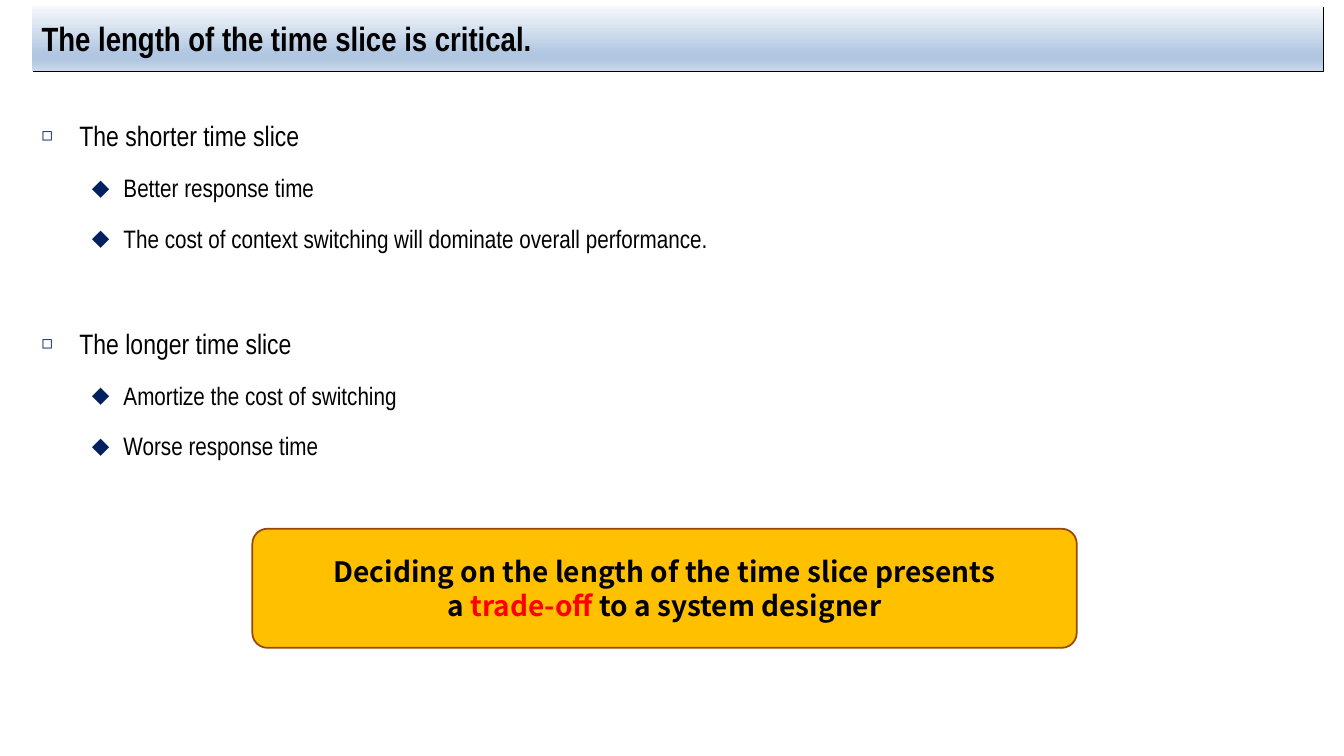
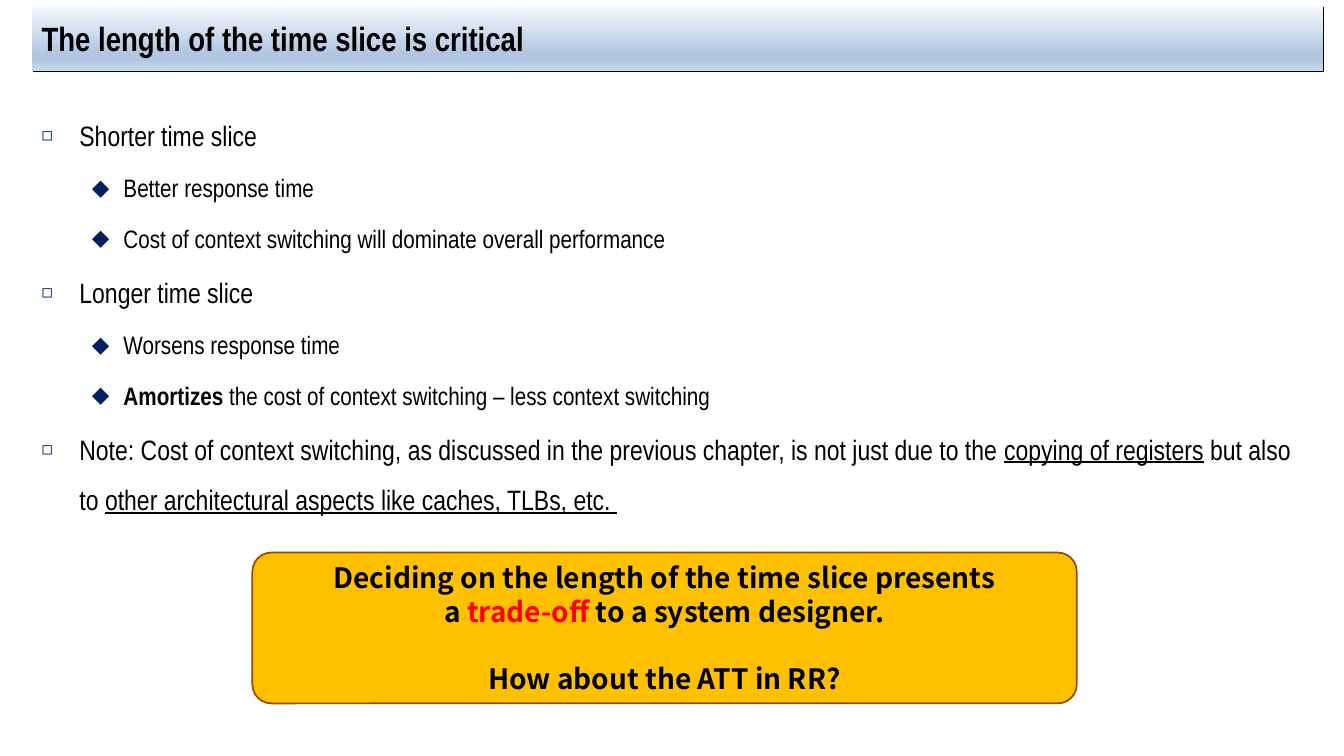
Before and after one commit to jachermocilla/extra-course-materials, a slide deck: slide 18 of cmsc125/ostep/slides/01.Virtualization/07.Scheduling_Introduction.pptx (slide 16 before the commit). Drawn at 1344x756 pixels with LibreOffice and Linux fonts; fonts in the diff are those of the drawing. Boxes give left, top, right and bottom in pixels: in the first picture for what was removed or moved away, otherwise in the second. Text is boxed around its words. In the diff, an @@ line names an element or a change of style, - is before the commit and + after.

```diff
--- a/cmsc125/ostep/slides/01.Virtualization/07.Scheduling_Introduction.pptx
+++ b/cmsc125/ostep/slides/01.Virtualization/07.Scheduling_Introduction.pptx
@@ title at (x1=42, y1=24, x2=524, y2=58): text changed @@
-The length of the time slice is critical.
+The length of the time slice is critical
@@ text at (x1=79, y1=125, x2=257, y2=147): text changed @@
-◻ The shorter time slice
+◻ Shorter time slice
@@ text at (x1=79, y1=229, x2=1290, y2=516): text changed; size 18 to 20 pt @@
-  ⬥ The cost of context switching will dominate overall performance.
-◻ The longer time slice
-  ⬥ Amortize the cost of switching
-  ⬥ Worse response time
+  ⬥ Cost of context switching will dominate overall performance
+◻ Longer time slice
+  ⬥ Worsens response time
+  ⬥ Amortizes the cost of context switching – less context switching
+◻ Note: Cost of context switching, as discussed in the previous chapter, is not just due to the copying of registers but also to other architectural aspects like caches, TLBs, etc.
@@ rounded rectangle "Deciding on the length of ..." resized from (x1=252, y1=529, x2=1077, y2=648) to (x1=252, y1=553, x2=1077, y2=704) @@
@@ text in rounded rectangle at (x1=444, y1=594, x2=885, y2=690): text changed @@
-a trade-off to a system designer
+a trade-off to a system designer.
+How about the ATT in RR?
```
Also in this commit, not shown: 12 other slides changed, 3 slides added, 1 other file.
